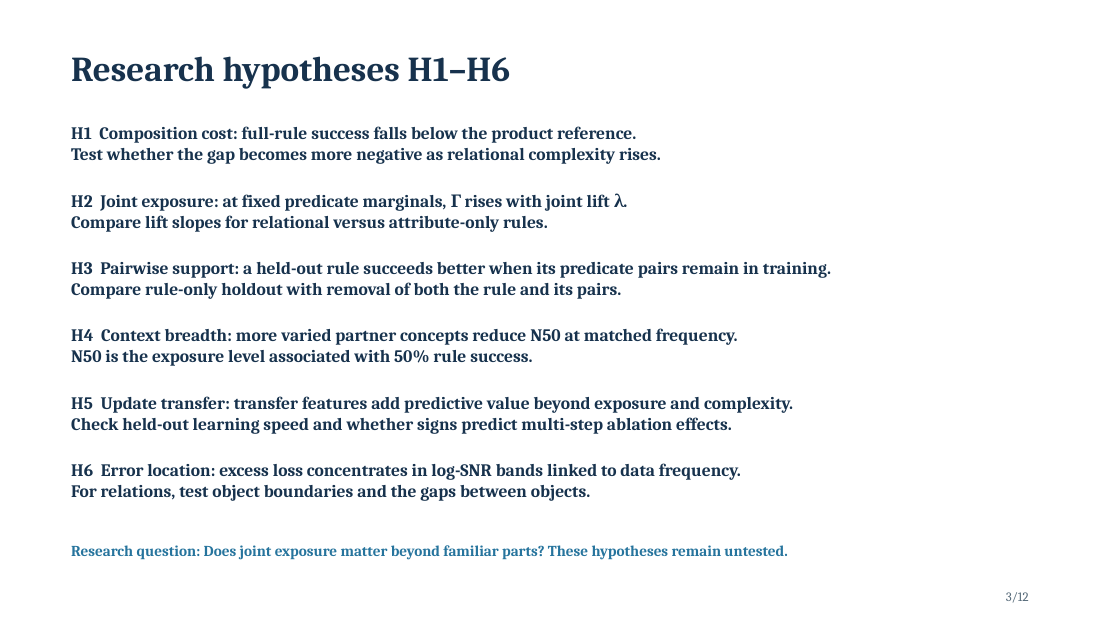
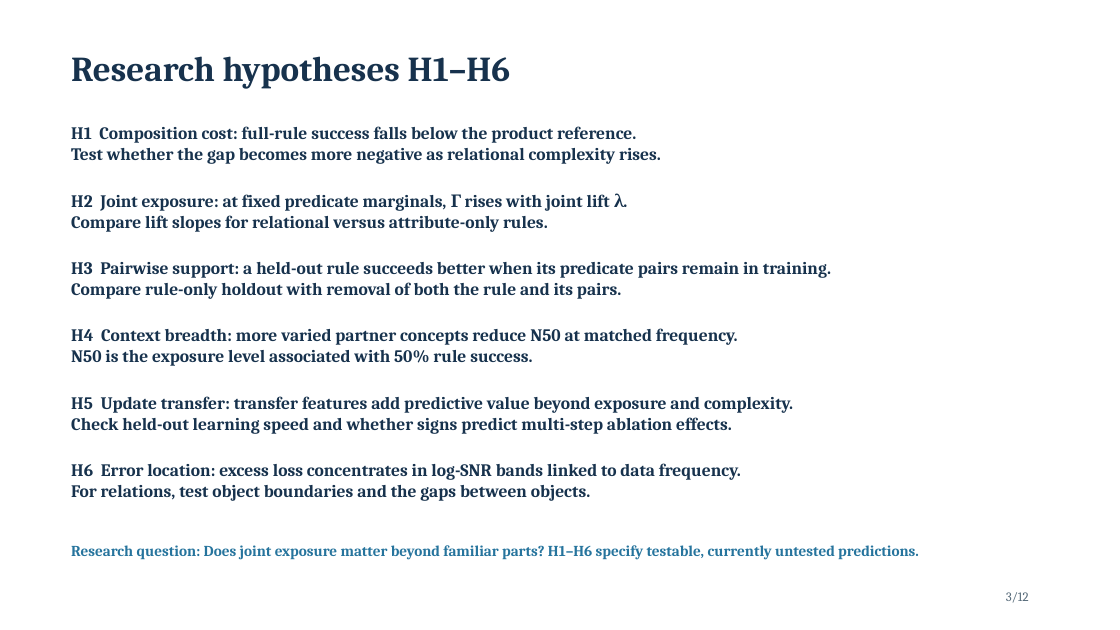
Before and after one commit to Space-Dev0/muadib, a slide deck: slide 3 of presentation/powerpoint/submission-final.pptx. Drawn at 1120x630 pixels with LibreOffice and Linux fonts; fonts in the diff are those of the drawing. Boxes give left, top, right and bottom in pixels: in the first picture for what was removed or moved away, otherwise in the second. Text is boxed around its words. In the diff, an @@ line names an element or a change of style, - is before the commit and + after.

```diff
--- a/presentation/powerpoint/submission-final.pptx
+++ b/presentation/powerpoint/submission-final.pptx
@@ text at (71,545,919,560): text changed @@
-Research question: Does joint exposure matter beyond familiar parts? These hypotheses remain untested.
+Research question: Does joint exposure matter beyond familiar parts? H1–H6 specify testable, currently untested predictions.
```
Also in this commit, not shown: 11 other slides changed, 1 other file.
